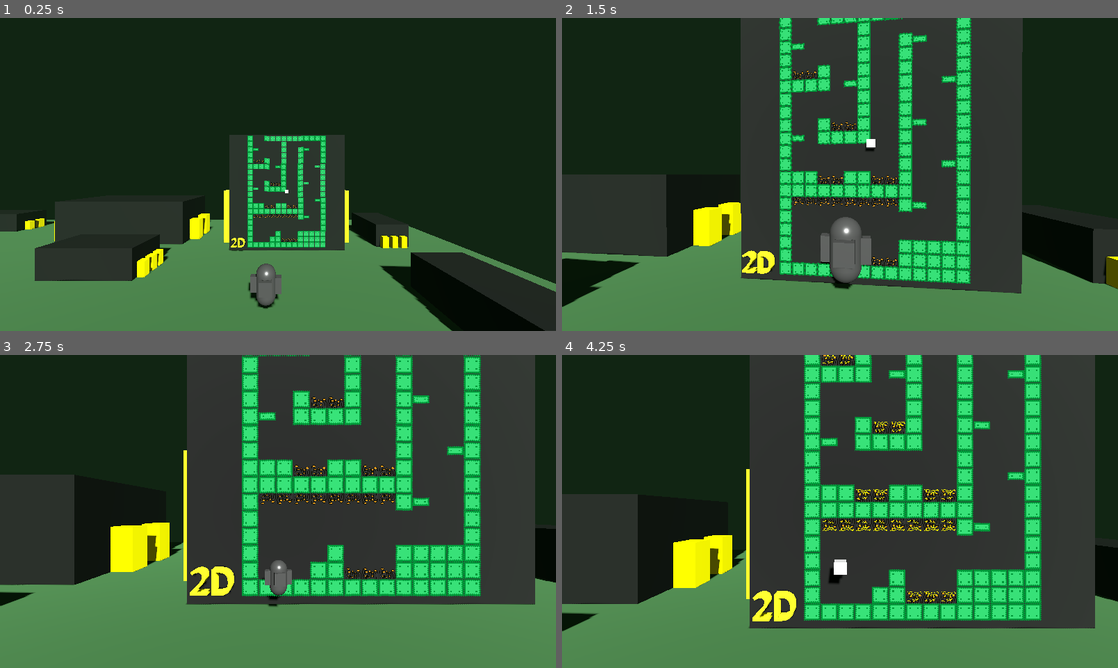
Above: before the commit, frames 1-4 (two rows, left to right).
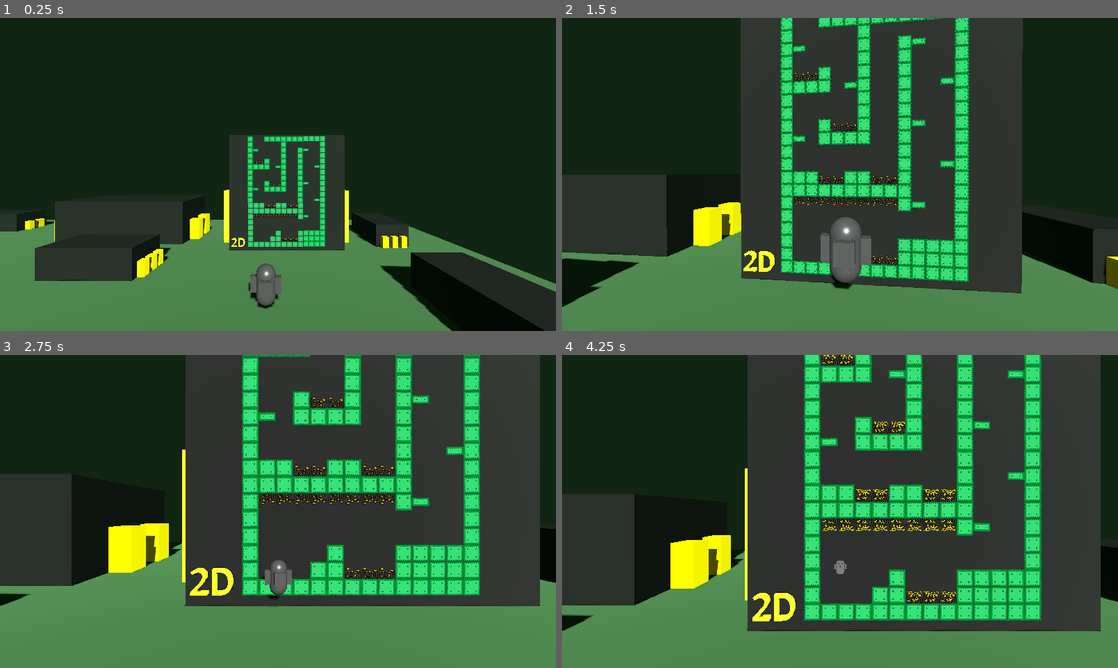
Above: after the commit, the same moments.

Repository: tutek1/DTLabs
Game: Godot game, scene res://3D/Debug/debug_3d_scene.tscn
The game is run twice, just before and just after one commit, with the same random seed, the same clock (stepped at 60 frames per second) and the same inputs.
Inputs (mouse positions are in pixels of both pictures, inside the frame that each line leads up to):
- Up to frame 1 (0.25 s): no input
- Up to frame 2 (1.5 s): move the mouse to (867, 174) at 0.52 s; hold W (forward) from 0.53 s (still down); tap Space (jump) at 0.77 s; move the mouse to (812, 174) at 1.27 s
- Up to frame 3 (2.75 s): keep holding W (forward); tap Space (jump) at 1.52 s; move the mouse to (289, 505) at 2.02 s
- Up to frame 4 (4.25 s): keep holding W (forward); move the mouse to (834, 517) at 2.77 s; tap Space (jump) at 3.02, 3.77 s; move the mouse to (878, 514) at 3.52 s

The runs differ from the first frame. In frame 1, 0.9% of the frame differs, in the area x 41-59%, y 37-75%; in frame 2, 5.8%, in the area x 32-74%, y 0-85%; in frame 3, 4.5%; in frame 4, 2.7%.

Commit message:
Lab04 first draft done

Diff:
--- a/04_2DPlatformIn3D/template-done/3D/Debug/debug_3d_scene.tscn
+++ b/04_2DPlatformIn3D/template-done/3D/Debug/debug_3d_scene.tscn
@@ -171,7 +171,7 @@
 [node name="2DPlatforming" type="Node3D" parent="Enviroment"]
 
 [node name="Sprite3D" type="Sprite3D" parent="Enviroment/2DPlatforming"]
-transform = Transform3D(1.5, 0, 0, 0, 1.5, 0, 0, 0, 1.5, 19.1114, 5.62296, -22.6739)
+transform = Transform3D(1.5, 0, 0, 0, 1.5, 0, 0, 0, 1.5, 19.111, 5.623, -22.8)
 texture_filter = 0
 texture = SubResource("ViewportTexture_b5ujk")
 script = ExtResource("4_72jxc")
@@ -200,6 +200,7 @@
 [node name="CameraTarget" type="Node3D" parent="Enviroment/2DPlatforming/Sprite3D"]
 
 [node name="MeshInstance3D" type="MeshInstance3D" parent="Enviroment/2DPlatforming/Sprite3D/CameraTarget"]
+visible = false
 mesh = SubResource("BoxMesh_72jxc")
 
 [node name="CameraPivot" type="Node3D" parent="." node_paths=PackedStringArray("camera_target")]
Not shown, added: 04_2DPlatformIn3D/img/HideHelper.png
Not shown, changed: 04_2DPlatformIn3D/lab04.md
